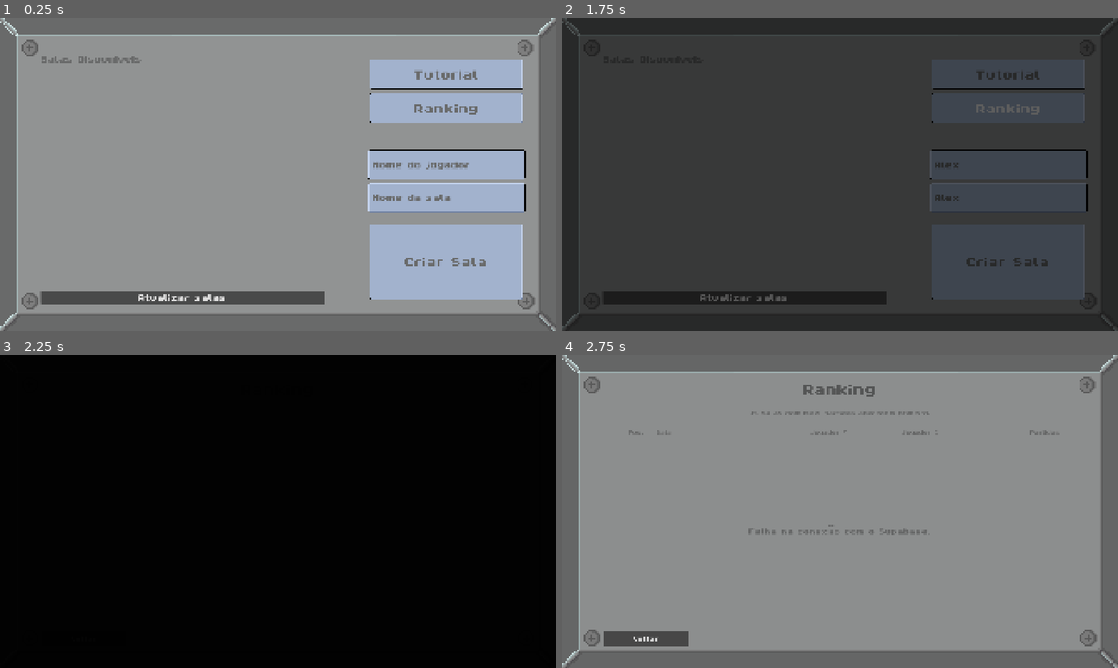
Above: before the commit, frames 1-4 (two rows, left to right).
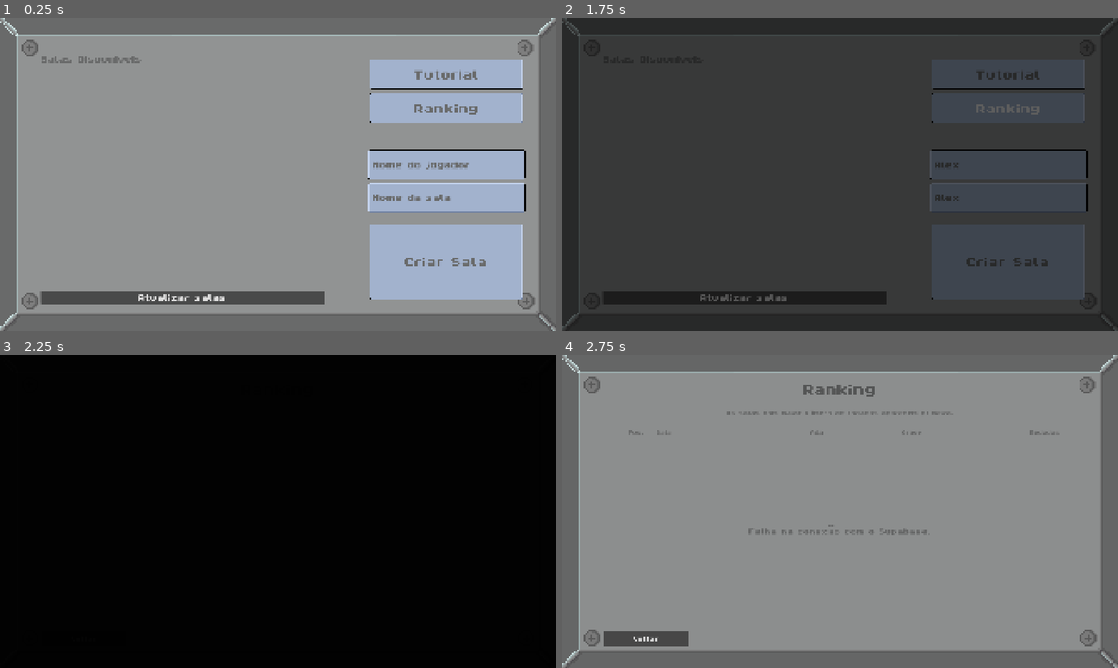
Above: after the commit, the same moments.

Repository: Lulu-caxz/Codigo-Azul
Game: Godot game, scene res://scenes/TelaInicial.tscn
The game is run twice, just before and just after one commit, with the same random seed, the same clock (stepped at 60 frames per second) and the same inputs.
Inputs (mouse positions are in pixels of both pictures, inside the frame that each line leads up to):
- Up to frame 1 (0.25 s): no input
- Up to frame 2 (1.75 s): click (1006, 196) at 0.52 s; type "Alex" at 0.6 s; click (1006, 165) at 0.75 s; type "Alex" at 0.83 s; click "Ranking" at 1.25 s
- Up to frame 3 (2.25 s): tap Enter at 2 s; move the mouse to (400, 495) at 2.02 s; hold Right (ui_right) from 2.03 s (still down); tap E (interagir) at 2.1 s; click (400, 495) at 2.17 s
- Up to frame 4 (2.75 s): keep holding Right (ui_right)

Frames 1-3 are identical in both runs. In frame 4, 0.2% of the frame differs, in the area x 29-88%, y 18-26%.

Commit message:
ajuste ranking

Diff:
--- a/scenes/ranking.tscn
+++ b/scenes/ranking.tscn
@@ -1,21 +1,20 @@
-[gd_scene format=3]
+[gd_scene format=3 uid="uid://b2t7i36qfi26l"]
 
 [ext_resource type="Texture2D" uid="uid://bnpxglucujtc7" path="res://assets/central/fundo_painel.png" id="1_fundo"]
 [ext_resource type="FontFile" uid="uid://b0v32pmgkhcoy" path="res://fonts/ByteBounce-PT-BR.ttf" id="2_fonte"]
-[ext_resource type="Script" path="res://scripts/ranking.gd" id="3_script"]
+[ext_resource type="Script" uid="uid://dtaxadk5m4psf" path="res://scripts/ranking.gd" id="3_script"]
 
-[node name="Ranking" type="Node2D"]
+[node name="Ranking" type="Node2D" unique_id=638316513]
 script = ExtResource("3_script")
 
-[node name="Fundo" type="Sprite2D" parent="."]
+[node name="Fundo" type="Sprite2D" parent="." unique_id=753984982]
 position = Vector2(960, 540)
 scale = Vector2(5, 5)
 texture = ExtResource("1_fundo")
 
-[node name="HTTPRequest" type="HTTPRequest" parent="."]
+[node name="HTTPRequest" type="HTTPRequest" parent="." unique_id=1313465707]
 
-[node name="Titulo" type="Label" parent="."]
-offset_left = 0.0
+[node name="Titulo" type="Label" parent="." unique_id=380698168]
 offset_top = 66.0
 offset_right = 1920.0
 offset_bottom = 171.0
@@ -26,38 +25,37 @@
 horizontal_alignment = 1
 vertical_alignment = 1
 
-[node name="Subtitulo" type="Label" parent="."]
-offset_left = 0.0
+[node name="Subtitulo" type="Label" parent="." unique_id=538818824]
 offset_top = 176.0
 offset_right = 1920.0
 offset_bottom = 224.0
 theme_override_colors/font_color = Color(0.4117647, 0.41568628, 0.41568628, 1)
 theme_override_fonts/font = ExtResource("2_fonte")
 theme_override_font_sizes/font_size = 36
-text = "As salas com mais partidas aparecem primeiro."
+text = "As salas com maior número de rodadas aparecem primeiro."
 horizontal_alignment = 1
 vertical_alignment = 1
 
-[node name="Cabecalho" type="HBoxContainer" parent="."]
+[node name="Cabecalho" type="HBoxContainer" parent="." unique_id=2123094064]
 offset_left = 200.0
 offset_top = 240.0
 offset_right = 1720.0
 offset_bottom = 292.0
 theme_override_constants/separation = 16
 
-[node name="ScrollContainer" type="ScrollContainer" parent="."]
+[node name="ScrollContainer" type="ScrollContainer" parent="." unique_id=465485100]
 offset_left = 180.0
 offset_top = 300.0
 offset_right = 1740.0
 offset_bottom = 915.0
 horizontal_scroll_mode = 0
 
-[node name="Lista" type="VBoxContainer" parent="ScrollContainer"]
+[node name="Lista" type="VBoxContainer" parent="ScrollContainer" unique_id=780200031]
 layout_mode = 2
 size_flags_horizontal = 3
 theme_override_constants/separation = 12
 
-[node name="Status" type="Label" parent="."]
+[node name="Status" type="Label" parent="." unique_id=684510909]
 offset_left = 180.0
 offset_top = 300.0
 offset_right = 1740.0
@@ -69,7 +67,7 @@
 horizontal_alignment = 1
 vertical_alignment = 1
 
-[node name="VOLTAR" type="Button" parent="."]
+[node name="VOLTAR" type="Button" parent="." unique_id=594127602]
 offset_left = 145.0
 offset_top = 952.0
 offset_right = 436.0
--- a/scripts/ranking.gd
+++ b/scripts/ranking.gd
@@ -44,9 +44,9 @@
 func _criar_cabecalho() -> void:
 	_adicionar_label(cabecalho, "Pos.", LARGURA_POSICAO, 34, HORIZONTAL_ALIGNMENT_CENTER, false)
 	_adicionar_label(cabecalho, "Sala", 0.0, 34, HORIZONTAL_ALIGNMENT_LEFT, true)
-	_adicionar_label(cabecalho, "Jogador F", LARGURA_JOGADOR, 34, HORIZONTAL_ALIGNMENT_LEFT, false)
-	_adicionar_label(cabecalho, "Jogador C", LARGURA_JOGADOR, 34, HORIZONTAL_ALIGNMENT_LEFT, false)
-	_adicionar_label(cabecalho, "Partidas", LARGURA_PARTIDAS, 34, HORIZONTAL_ALIGNMENT_RIGHT, false)
+	_adicionar_label(cabecalho, "Ada", LARGURA_JOGADOR, 34, HORIZONTAL_ALIGNMENT_LEFT, false)
+	_adicionar_label(cabecalho, "Grace", LARGURA_JOGADOR, 34, HORIZONTAL_ALIGNMENT_LEFT, false)
+	_adicionar_label(cabecalho, "Rodadas", LARGURA_PARTIDAS, 34, HORIZONTAL_ALIGNMENT_RIGHT, false)
 
 
 func _carregar_ranking() -> void:
@@ -154,8 +154,8 @@
 
 	_adicionar_label(linha, "#%d" % posicao, LARGURA_POSICAO, 44, HORIZONTAL_ALIGNMENT_CENTER, false)
 	_adicionar_label(linha, _nome_sala(sala), 0.0, 40, HORIZONTAL_ALIGNMENT_LEFT, true)
-	_adicionar_label(linha, "F: " + _nome_jogador(sala, "jogador_f_nome"), LARGURA_JOGADOR, 32, HORIZONTAL_ALIGNMENT_LEFT, false)
-	_adicionar_label(linha, "C: " + _nome_jogador(sala, "jogador_c_nome"), LARGURA_JOGADOR, 32, HORIZONTAL_ALIGNMENT_LEFT, false)
+	_adicionar_label(linha, _nome_jogador(sala, "jogador_f_nome"), LARGURA_JOGADOR, 32, HORIZONTAL_ALIGNMENT_LEFT, false)
+	_adicionar_label(linha, _nome_jogador(sala, "jogador_c_nome"), LARGURA_JOGADOR, 32, HORIZONTAL_ALIGNMENT_LEFT, false)
 	_adicionar_label(linha, _texto_partidas(_rodadas(sala)), LARGURA_PARTIDAS, 38, HORIZONTAL_ALIGNMENT_RIGHT, false)
 
 	lista.add_child(card)
@@ -206,5 +206,5 @@
 
 func _texto_partidas(quantidade: int) -> String:
 	if quantidade == 1:
-		return "1 partida"
-	return "%d partidas" % quantidade
+		return "1 rodada"
+	return "%d rodadas" % quantidade
